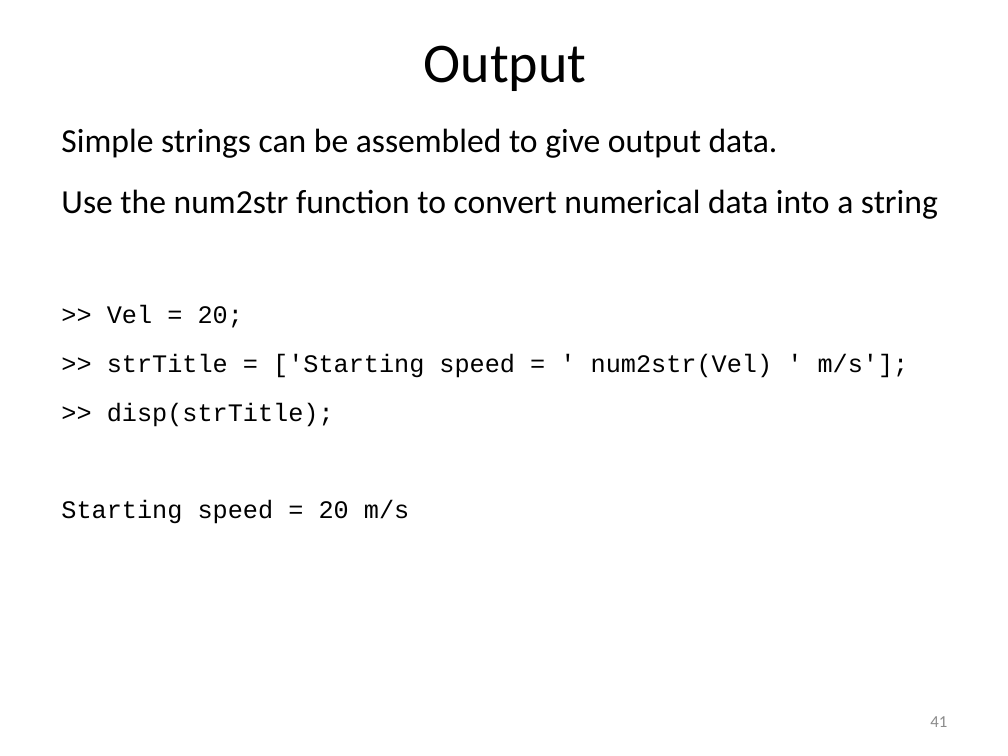
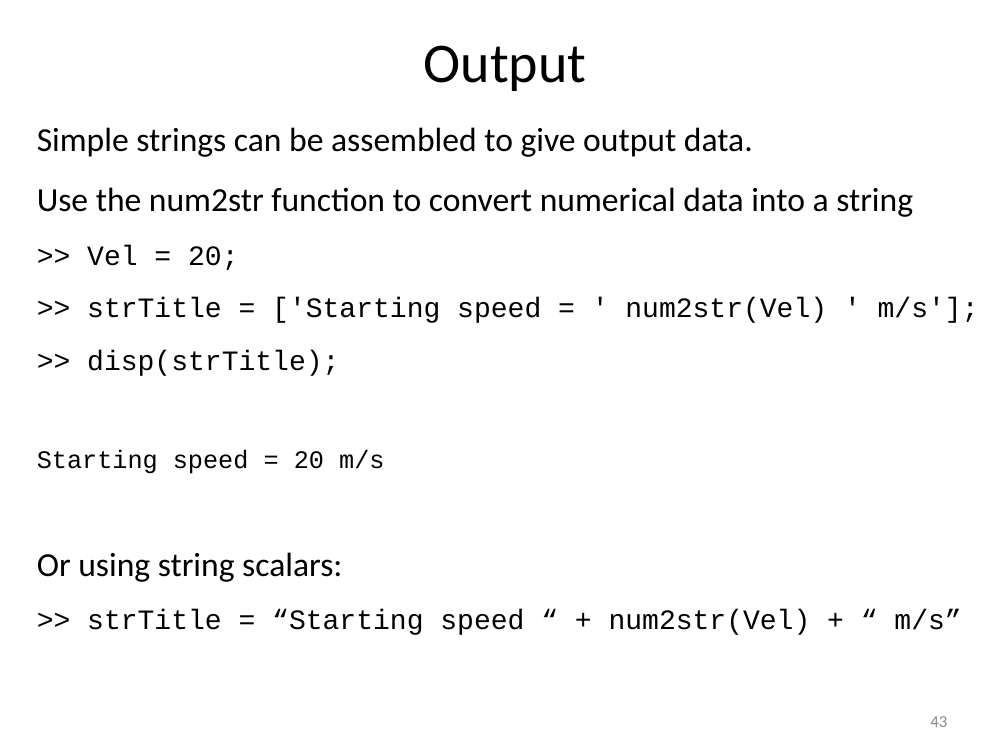
Before and after one commit to louisepb/MatlabBasicCourse, a slide deck: slide 43 of Introduction to MATLAB for Engineers.pptx (slide 41 before the commit). Drawn at 1008x756 pixels with LibreOffice and Linux fonts; fonts in the diff are those of the drawing. Boxes give left, top, right and bottom in pixels: in the first picture for what was removed or moved away, otherwise in the second. Text is boxed around its words. In the diff, an @@ line names an element or a change of style, - is before the commit and + after.

Commit message:
Added string material

```diff
--- a/Introduction to MATLAB for Engineers.pptx
+++ b/Introduction to MATLAB for Engineers.pptx
@@ text "Simple strings can be assembled ...": place and size @@
-text "Simple strings can be assembled ..." at box(61, 128, 938, 524)
+text "Simple strings can be assembled ..." at box(37, 127, 979, 635)
@@ text at box(87, 245, 979, 376): size 18 to 20 pt in ">> Vel = 20;", ">> strTitle = ['Starting speed = ' ...", ">> disp(strTitle);" @@
@@ text at box(37, 552, 961, 635): paragraphs added @@
+Or using string scalars:
+>> strTitle = “Starting speed “ + num2str(Vel) + “ m/s”
@@ page number at box(930, 716, 947, 727): text changed @@
-41
+43
```
Also in this commit, not shown: 2 other slides changed, 2 slides added, 2 other files.
